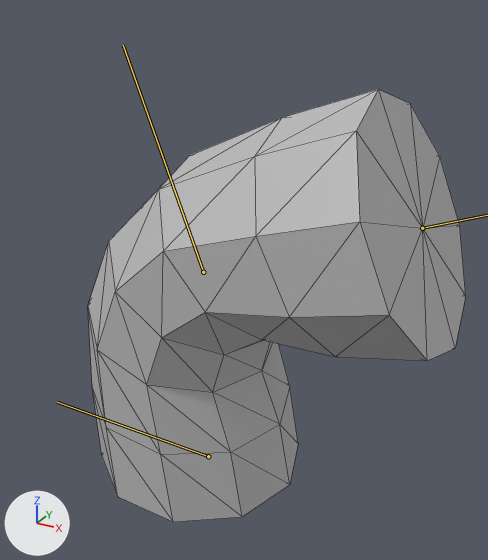
A saved change to the FBX model Assets/Enemy.fbx.
One viewpoint serves both versions: a 50 mm lens placed at (0.0148, -0.0232, 0.0217), pointed at (0.0025, -0.0009, 0.0105). Arrows for +X, +Y and +Z are at lower left; the lights stay in place. Both versions are drawn at frame 31 of the action 'Take 001'; the numbers are the values there. The bones that bend it are drawn over the model as lines. Mesh edges are drawn as thin lines.
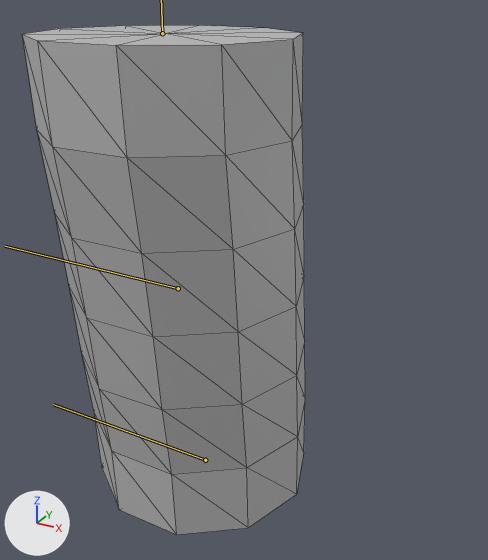
Changed parts and their boxes (x1, y1, x2, y2) in the pictures (488 x 560 px):
'pCylinder1', posed (25% narrower, 18% taller): before (88, 89, 466, 522); after (22, 25, 305, 535)
bone 'joint1', root to tip: before (208, 456) to (57, 402); after (205, 460) to (53, 404)
bone 'joint2', root to tip: before (203, 272) to (123, 45); after (178, 288) to (5, 246)

The change in detail:
Bone 'joint1' (bone_joint1) moves from (0.0, 0.0, 0.0) to (0.0, 0.0, 0.029).
Bone 'joint2' (bone_joint2) moves from (0.0, 0.0, 0.0) to (0.0, 0.0, 0.171).
Bone 'joint2' (bone_joint2) turns from (0, 0, -69) to (0, 0, 0) degrees about its own x, y and z.
Bone 'joint3' (bone_joint3) moves from (0.0, 0.0, 0.0) to (-0.026, 0.0, 0.0).
